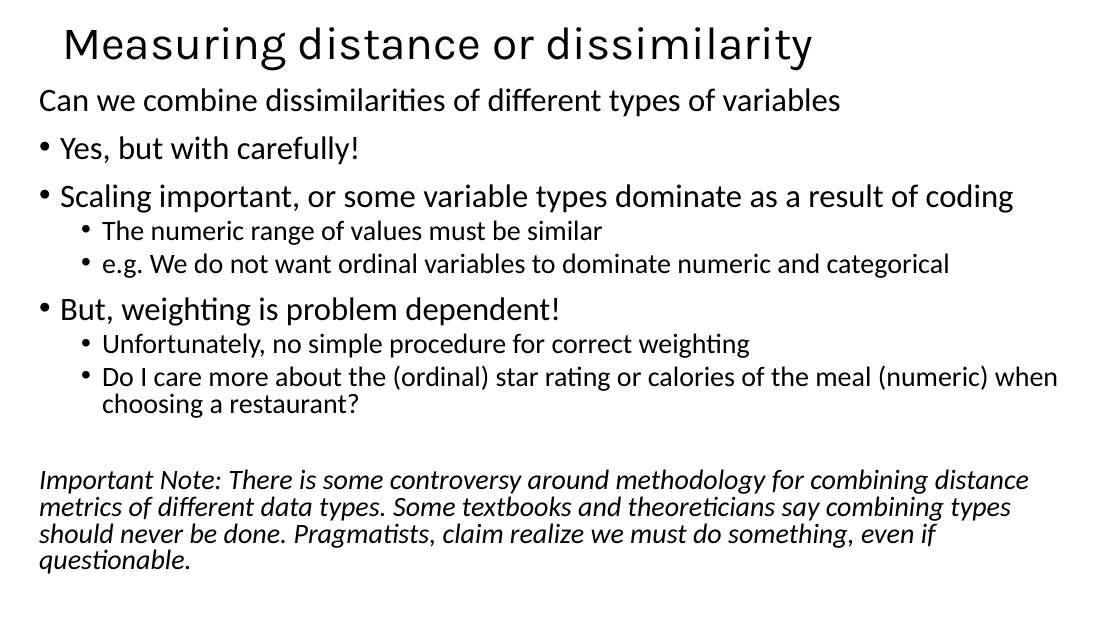
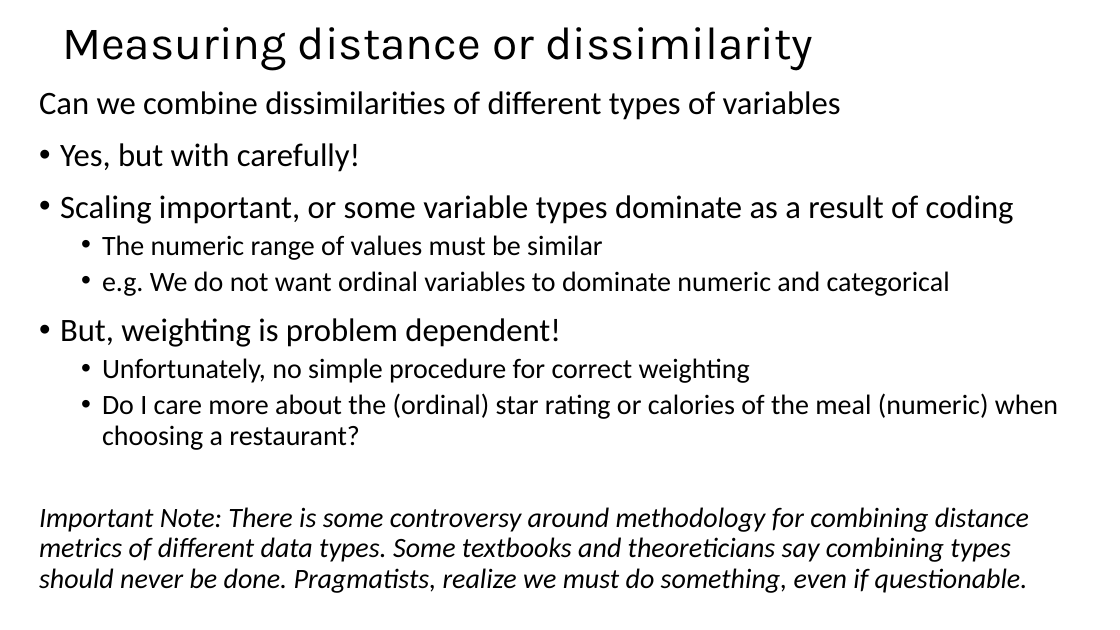
Before and after one commit to StephenElston/CSCI-E-108, a slide deck: slide 20 of slides/4_DistanceAndSimilarityMeasures_Part1.pptx. Drawn at 1120x630 pixels with LibreOffice and Linux fonts; fonts in the diff are those of the drawing. Boxes give left, top, right and bottom in pixels: in the first picture for what was removed or moved away, otherwise in the second. Text is boxed around its words. In the diff, an @@ line names an element or a change of style, - is before the commit and + after.

Commit message:
Correction of small typors and added clarifications of key points

```diff
--- a/slides/4_DistanceAndSimilarityMeasures_Part1.pptx
+++ b/slides/4_DistanceAndSimilarityMeasures_Part1.pptx
@@ text at bbox=[39, 91, 1058, 450]: line spacing 0.8 to 0.9 @@
@@ text at bbox=[39, 507, 1029, 593]: text changed @@
-Important Note: There is some controversy around methodology for combining distance metrics of different data types. Some textbooks and theoreticians say combining types should never be done. Pragmatists, claim realize we must do something, even if questionable.
+Important Note: There is some controversy around methodology for combining distance metrics of different data types. Some textbooks and theoreticians say combining types should never be done. Pragmatists, realize we must do something, even if questionable.
```
Also in this commit, not shown: 3 other slides changed.
